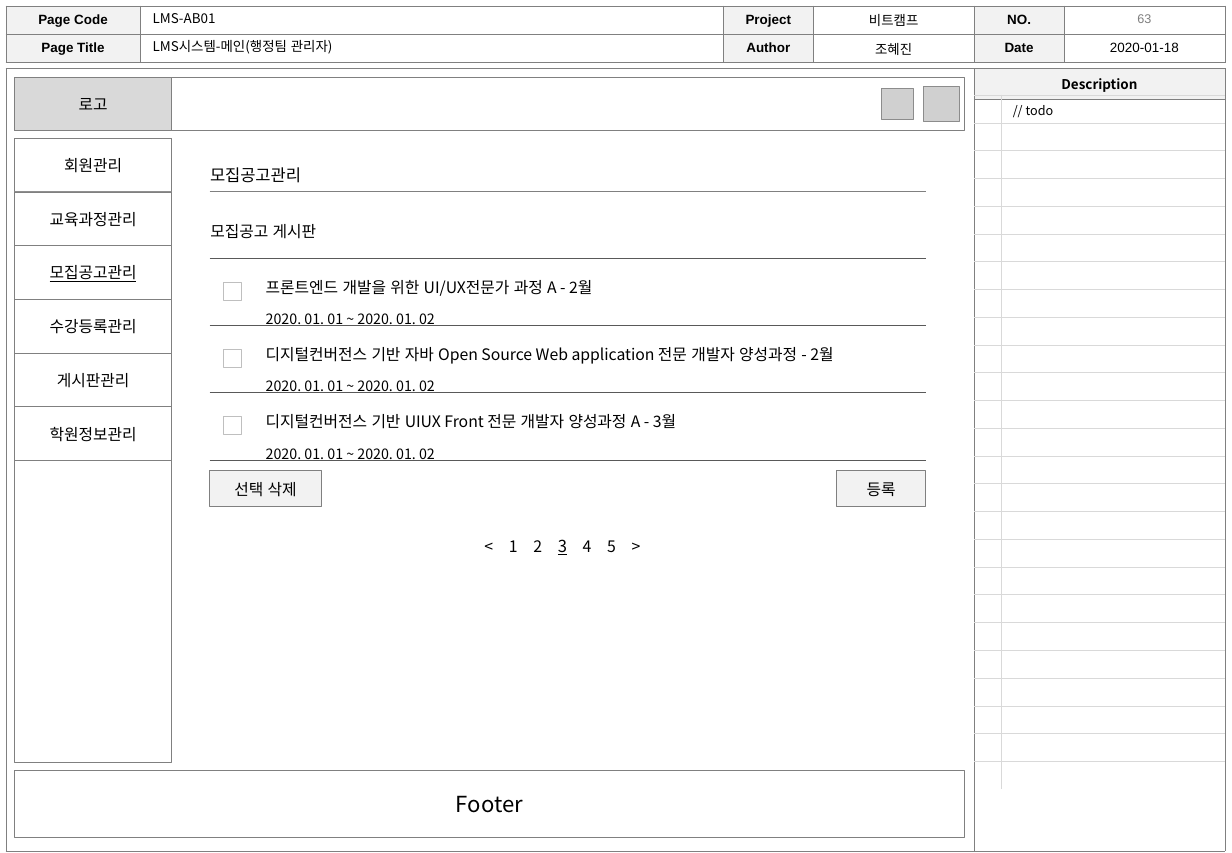
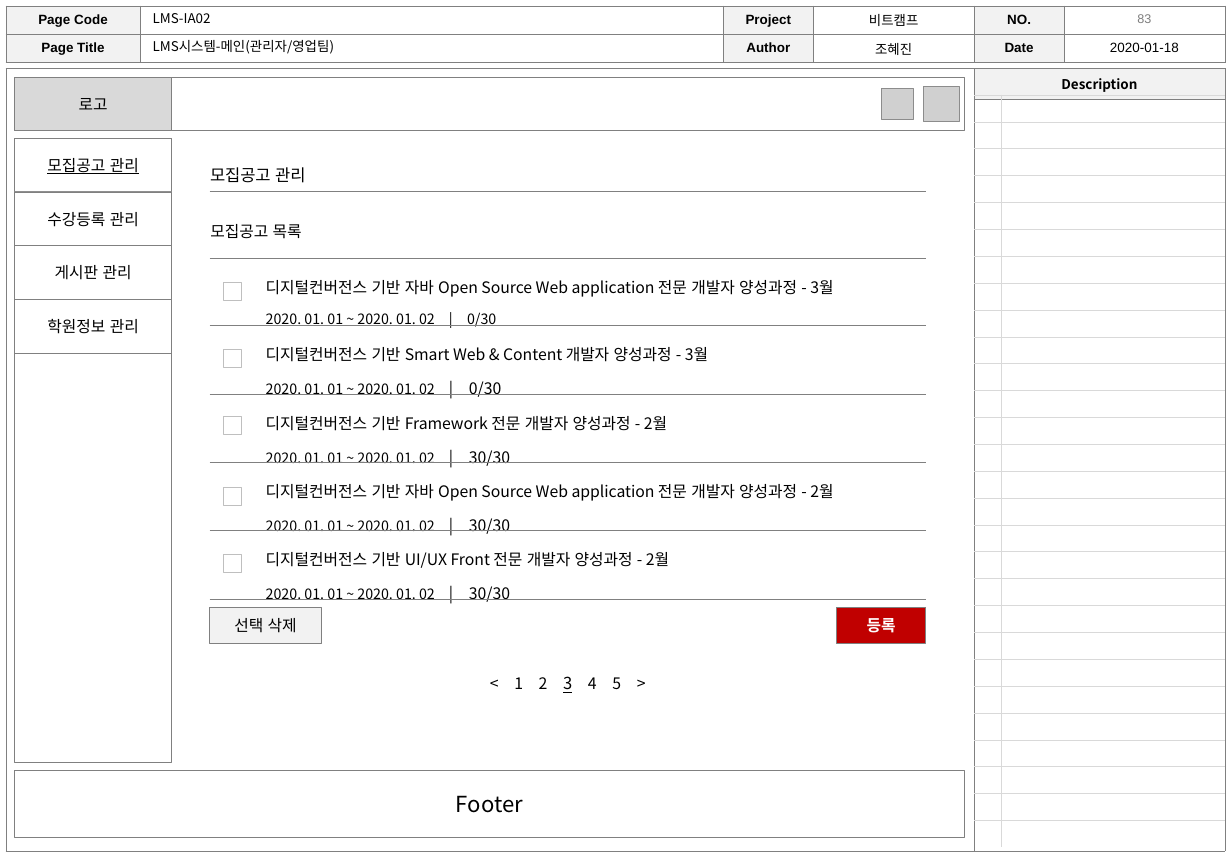
Before and after one commit to h62j8n/bitcamp_lms, a slide deck: slide 83 of storyboard.ver0.5.pptx (slide 63 before the commit). Drawn at 1232x853 pixels with LibreOffice and Linux fonts; fonts in the diff are those of the drawing; grey boxes stand for pictures. Boxes give left, top, right and bottom in pixels: in the first picture for what was removed or moved away, otherwise in the second. Text is boxed around its words. In the diff, an @@ line names an element or a change of style, - is before the commit and + after.

```diff
--- a/storyboard.ver0.5.pptx
+++ b/storyboard.ver0.5.pptx
@@ text at [153,13,211,23]: text changed @@
-LMS-AB01
+LMS-IA02
@@ text at [153,40,335,54]: text changed @@
-LMS시스템-메인(행정팀 관리자)
+LMS시스템-메인(관리자/영업팀)
@@ table removed at [975,96,1226,791], 25 rows, 2 columns @@
- | // todo
- | 
- | 
- | 
- | 
- | 
- | 
- | 
- | 
- | 
- | 
- | 
- | 
- | 
- | 
- | 
- | 
- | 
- | 
- | 
- | 
- | 
- | 
- | 
- | 
@@ table added at [975,96,1226,847], 28 rows, 2 columns @@
+ | 
+ | 
+ | 
+ | 
+ | 
+ | 
+ | 
+ | 
+ | 
+ | 
+ | 
+ | 
+ | 
+ | 
+ | 
+ | 
+ | 
+ | 
+ | 
+ | 
+ | 
+ | 
+ | 
+ | 
+ | 
+ | 
+ | 
+ | 
@@ rectangle "모집공고 관리": place and size @@
-rectangle "모집공고 관리" at [15,246,172,299]
+rectangle "모집공고 관리" at [15,139,172,192]
@@ rectangle removed at [15,139,172,192] @@
-회원관리
@@ text in rectangle at [47,158,139,174]: spaces changed @@
-모집공고관리
+모집공고 관리
@@ text at [210,167,305,183]: spaces changed @@
-모집공고관리
+모집공고 관리
@@ rectangle "수강등록 관리": place and size @@
-rectangle "수강등록 관리" at [15,299,172,353]
+rectangle "수강등록 관리" at [15,192,172,246]
@@ rectangle removed at [15,192,172,246] @@
-교육과정관리
@@ text in rectangle at [47,212,139,227]: spaces changed @@
-수강등록관리
+수강등록 관리
@@ text at [210,224,302,239]: text changed @@
-모집공고 게시판
+모집공고 목록
@@ rectangle "게시판 관리": place and size @@
-rectangle "게시판 관리" at [15,354,172,407]
+rectangle "게시판 관리" at [15,246,172,299]
@@ text in rectangle at [55,265,132,280]: spaces changed @@
-게시판관리
+게시판 관리
@@ table at [209,258,926,606] @@
-row 1:  | 프론트엔드 개발을 위한 UI/UX전문가 과정 A - 2월 / 2020. 01. 01 ~ 2020. 01. 02
-row 2:  | 디지털컨버전스 기반 자바 Open Source Web application 전문 개발자 양성과정 - 2월 / 2020. 01. 01 ~ 2020. 01. 02
-row 3:  | 디지털컨버전스 기반 UIUX Front 전문 개발자 양성과정 A - 3월 / 2020. 01. 01 ~ 2020. 01. 02
+row 1:  | 디지털컨버전스 기반 자바 Open Source Web application 전문 개발자 양성과정 - 3월 / 2020. 01. 01 ~ 2020. 01. 02 | 0/30
+row 2:  | 디지털컨버전스 기반 Smart Web & Content 개발자 양성과정 - 3월 / 2020. 01. 01 ~ 2020. 01. 02 | 0/30
+row 3:  | 디지털컨버전스 기반 Framework 전문 개발자 양성과정 - 2월 / 2020. 01. 01 ~ 2020. 01. 02 | 30/30
+row 4:  | 디지털컨버전스 기반 자바 Open Source Web application 전문 개발자 양성과정 - 2월 / 2020. 01. 01 ~ 2020. 01. 02 | 30/30
+row 5:  | 디지털컨버전스 기반 UI/UX Front 전문 개발자 양성과정 - 2월 / 2020. 01. 01 ~ 2020. 01. 02 | 30/30
@@ rectangle "학원정보 관리": place and size @@
-rectangle "학원정보 관리" at [15,407,172,461]
+rectangle "학원정보 관리" at [15,299,172,353]
@@ text in rectangle at [47,319,139,334]: spaces changed @@
-학원정보관리
+학원정보 관리
@@ rectangle added at [224,487,242,505], fill #FFFFFF, outline #BFBFBF 0.5 pt @@
@@ rectangle added at [224,555,242,573], fill #FFFFFF, outline #BFBFBF 0.5 pt @@
@@ rectangle "선택 삭제": place and size @@
-rectangle "선택 삭제" at [209,471,321,506]
+rectangle "선택 삭제" at [209,607,321,643]
@@ rectangle "등록": place and size @@
-rectangle "등록" at [836,471,926,506]
+rectangle "등록" at [836,607,926,643]
@@ rectangle "등록" at [836,607,926,643]: text colour #000000 to #FFFFFF, bold on; fill #F2F2F2 to #C00000 @@
@@ text "< 1 2 3 4 ...": place and size @@
-text "< 1 2 3 4 ..." at [509,539,616,555]
+text "< 1 2 3 4 ..." at [514,676,621,693]
```
Also in this commit, not shown: 62 other slides changed, 30 slides added, 7 slides removed, 2 other files.
